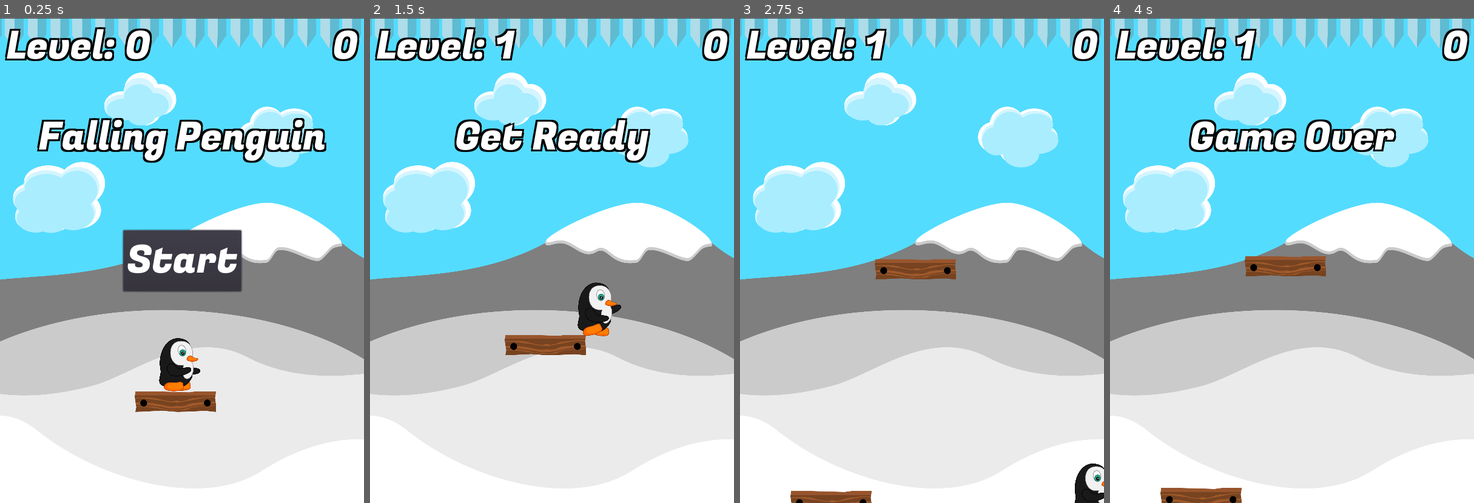
Above: before the commit, frames 1-4 (left to right).
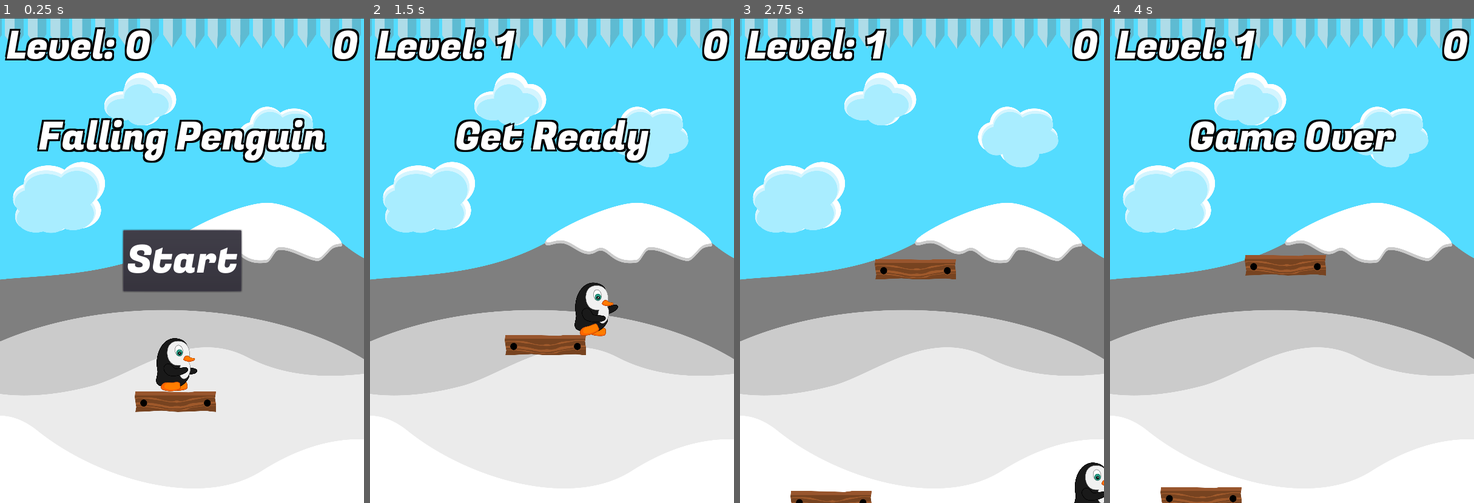
Above: after the commit, the same moments.

Repository: Nabiz/FallingPenguin
Game: Godot game, scene res://Main.tscn
The game is run twice, just before and just after one commit, with the same random seed, the same clock (stepped at 60 frames per second) and the same inputs.
Inputs:
- Up to frame 1 (0.25 s): no input
- Up to frame 2 (1.5 s): click "Start" at 0.5 s; hold Right (ui_right) from 1.28 s (still down)
- Up to frame 3 (2.75 s): keep holding Right (ui_right)
- Up to frame 4 (4 s): release Right (ui_right) at 2.78 s; hold Left (ui_left) 2.78-3.53 s; tap Enter at 3.5 s; hold Right (ui_right) from 3.53 s (still down)

The runs differ from the first frame. In frame 1, 0.4% of the frame differs, in the area x 42-55%, y 66-77%; in frame 2, 0.4%; in frame 3, 0.1%; in frame 4, 0.6%, in the area x 13-60%, y 48-100%.

Commit message:
Add music, fix platform scoring

Diff:
--- a/Main.gd
+++ b/Main.gd
@@ -40,7 +40,7 @@
     $Platform.set_speed(speed)
     $HUD.show_message("Get Ready")
     $HUD.update_level(level)
-
+    $BackgroundStreamPlayer.play()
 
 func _on_DeathZone_body_entered(_body):
     $Player.walk_speed = 0
@@ -60,3 +60,5 @@
 func _on_Platform_touched_by_player():
     score += 100 * level
     $HUD.update_score(score)
+    $ScoreStreamPlayer.play()
+    $ScoreStreamPlayer.stop()
--- a/Main.tscn
+++ b/Main.tscn
@@ -6,6 +6,8 @@
 [ext_resource path="res://HUD/HUD.tscn" type="PackedScene" id=4]
 [ext_resource path="res://DeathZone.tscn" type="PackedScene" id=5]
 [ext_resource path="res://snowBackground.png" type="Texture" id=6]
+[ext_resource path="res://Music/Mind-Bender.ogg" type="AudioStream" id=7]
+[ext_resource path="res://Music/SynthChime2.wav" type="AudioStream" id=8]
 
 [node name="Main" type="Node2D"]
 script = ExtResource( 3 )
@@ -34,8 +36,16 @@
 position = Vector2( 291.67, 26.3864 )
 
 [node name="Player" parent="." instance=ExtResource( 2 )]
-position = Vector2( 261.544, 530.028 )
+position = Vector2( 256.375, 522.274 )
 z_index = 1
+
+[node name="BackgroundStreamPlayer" type="AudioStreamPlayer" parent="."]
+stream = ExtResource( 7 )
+
+[node name="ScoreStreamPlayer" type="AudioStreamPlayer" parent="."]
+stream = ExtResource( 8 )
+volume_db = -16.0
+pitch_scale = 2.0
 [connection signal="timeout" from="SpawnTimer" to="." method="_on_SpawnTimer_timeout"]
 [connection signal="timeout" from="SpeedTimer" to="." method="_on_SpeedTimer_timeout"]
 [connection signal="start_game" from="HUD" to="." method="_on_HUD_start_game"]
--- a/Platform/Platform.gd
+++ b/Platform/Platform.gd
@@ -8,6 +8,7 @@
 func _process(delta):
     position.y -= speed * delta
 
+
 func set_speed(new_speed):
     speed = new_speed
 
@@ -17,6 +18,12 @@
 
 
 func _on_ScoreArea_body_entered(body):
-    if scored == false and body.is_on_floor():
-        scored = true
-        emit_signal("touched_by_player")
+    for i in range(5):
+        if scored == true:
+            break
+        elif body.is_on_floor():
+            scored = true
+            emit_signal("touched_by_player")
+            break
+        else:
+            yield(get_tree().create_timer(0.1), "timeout")
--- a/Platform/Platform.tscn
+++ b/Platform/Platform.tscn
@@ -7,7 +7,7 @@
 extents = Vector2( 66.3497, 16.991 )
 
 [sub_resource type="RectangleShape2D" id=2]
-extents = Vector2( 66.7729, 1.72256 )
+extents = Vector2( 66.8878, 6.97874 )
 
 [node name="Platform" type="StaticBody2D"]
 collision_layer = 2
@@ -31,7 +31,7 @@
 collision_layer = 2
 
 [node name="CollisionShape2D" type="CollisionShape2D" parent="ScoreArea"]
-position = Vector2( 66.94, -0.216946 )
+position = Vector2( 67, 6.20243 )
 shape = SubResource( 2 )
 one_way_collision = true
 
Not shown: 1 places in Main.tscn that only renumber resources
Not shown, added: Music/Mind-Bender.ogg.import
Not shown, added: Music/SynthChime2.wav.import
Not shown, added: Music/Mind-Bender.ogg
Not shown, added: Music/SynthChime2.wav
